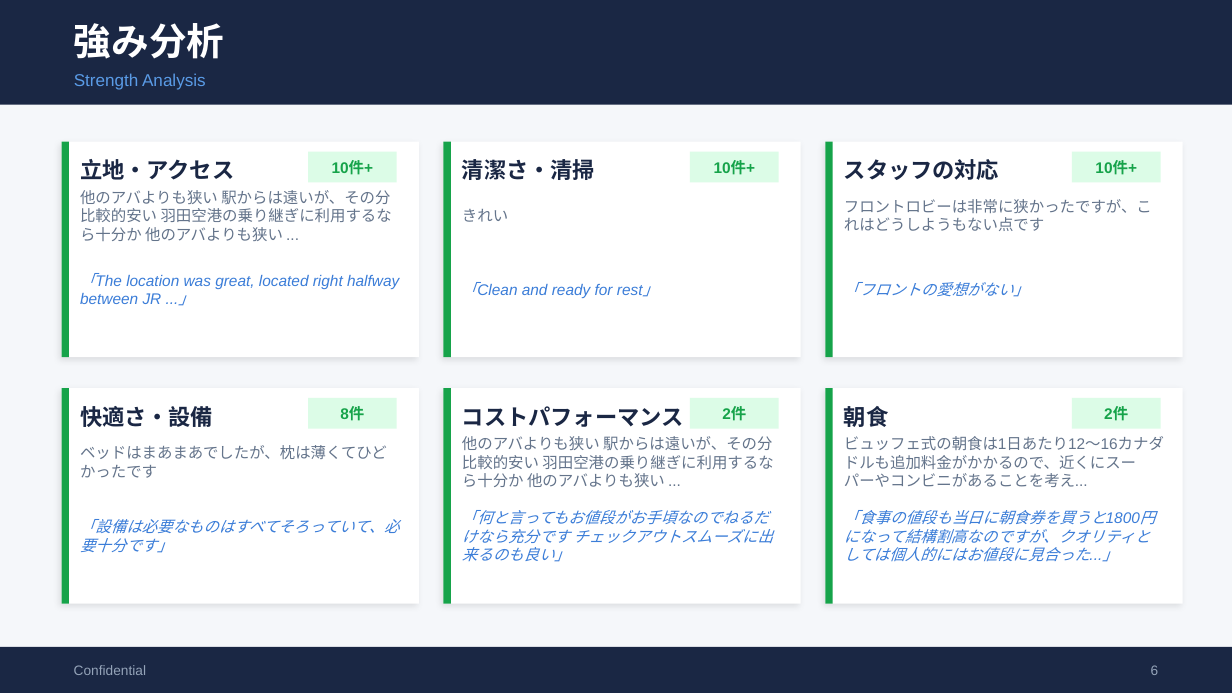
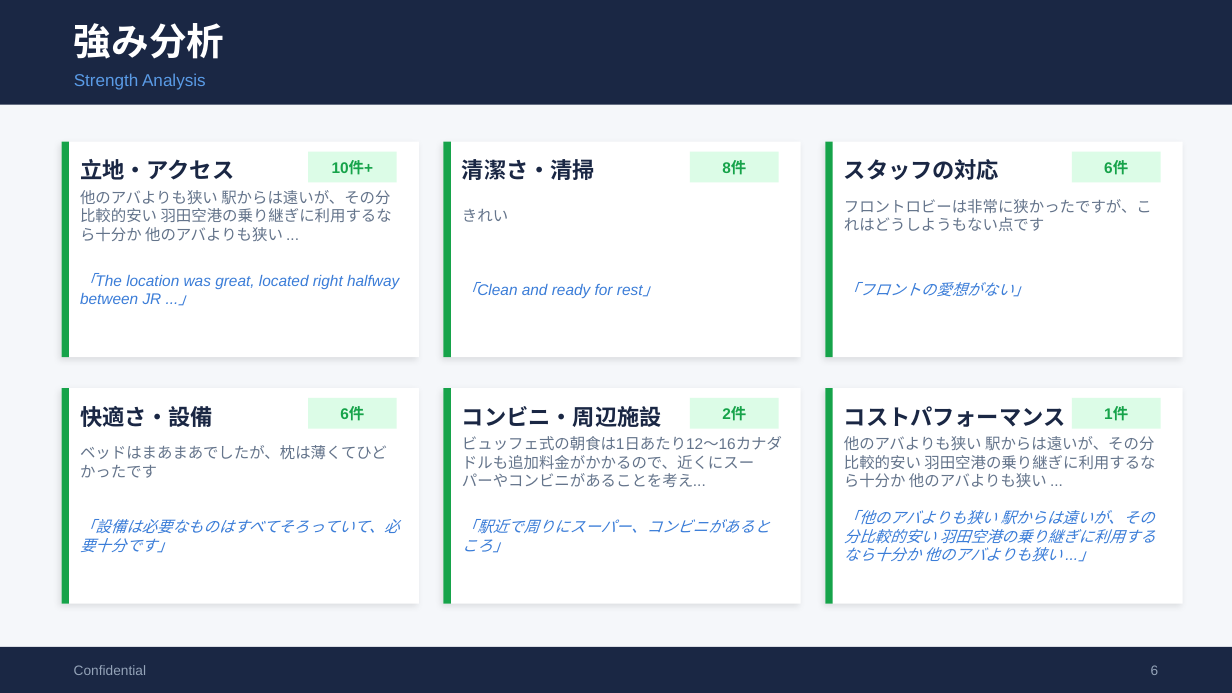
Before and after one commit to TAKAHASHIMITSUGU329/primechange-portal, a slide deck: slide 6 of 納品レポート/ホテル別レポート/apa_kamata_口コミ分析レポート.pptx. Drawn at 1232x693 pixels with LibreOffice and Linux fonts; fonts in the diff are those of the drawing. Boxes give left, top, right and bottom in pixels: in the first picture for what was removed or moved away, otherwise in the second. Text is boxed around its words. In the diff, an @@ line names an element or a change of style, - is before the commit and + after.

```diff
--- a/納品レポート/ホテル別レポート/apa_kamata_口コミ分析レポート.pptx
+++ b/納品レポート/ホテル別レポート/apa_kamata_口コミ分析レポート.pptx
@@ text at (x1=722, y1=160, x2=746, y2=174): text changed @@
-10件+
+8件
@@ text at (x1=1104, y1=160, x2=1128, y2=175): text changed @@
-10件+
+6件
@@ text at (x1=462, y1=406, x2=662, y2=427): text changed @@
-コストパフォーマンス
+コンビニ・周辺施設
@@ text at (x1=844, y1=406, x2=1065, y2=427): text changed @@
-朝食
+コストパフォーマンス
@@ text at (x1=1104, y1=407, x2=1128, y2=421): text changed @@
-2件
+1件
@@ text at (x1=462, y1=436, x2=782, y2=487): text changed @@
-他のアバよりも狭い 駅からは遠いが、その分比較的安い 羽田空港の乗り継ぎに利用するなら十分か 他のアバよりも狭い ...
+ビュッフェ式の朝食は1日あたり12～16カナダドルも追加料金がかかるので、近くにスーパーやコンビニがあることを考え...
@@ text at (x1=844, y1=436, x2=1155, y2=487): text changed @@
-ビュッフェ式の朝食は1日あたり12～16カナダドルも追加料金がかかるので、近くにスーパーやコンビニがあることを考え...
+他のアバよりも狭い 駅からは遠いが、その分比較的安い 羽田空港の乗り継ぎに利用するなら十分か 他のアバよりも狭い ...
@@ text at (x1=462, y1=519, x2=770, y2=553): text changed @@
-「何と言ってもお値段がお手頃なのでねるだけなら充分です チェックアウトスムーズに出来るのも良い」
+「駅近で周りにスーパー、コンビニがあるところ」
@@ text at (x1=844, y1=510, x2=1156, y2=562): text changed @@
-「食事の値段も当日に朝食券を買うと1800円になって結構割高なのですが、クオリティとしては個人的にはお値段に見合った...」
+「他のアバよりも狭い 駅からは遠いが、その分比較的安い 羽田空港の乗り継ぎに利用するなら十分か 他のアバよりも狭い ...」
```
Also in this commit, not shown: 8 other slides changed, 37 other files.
